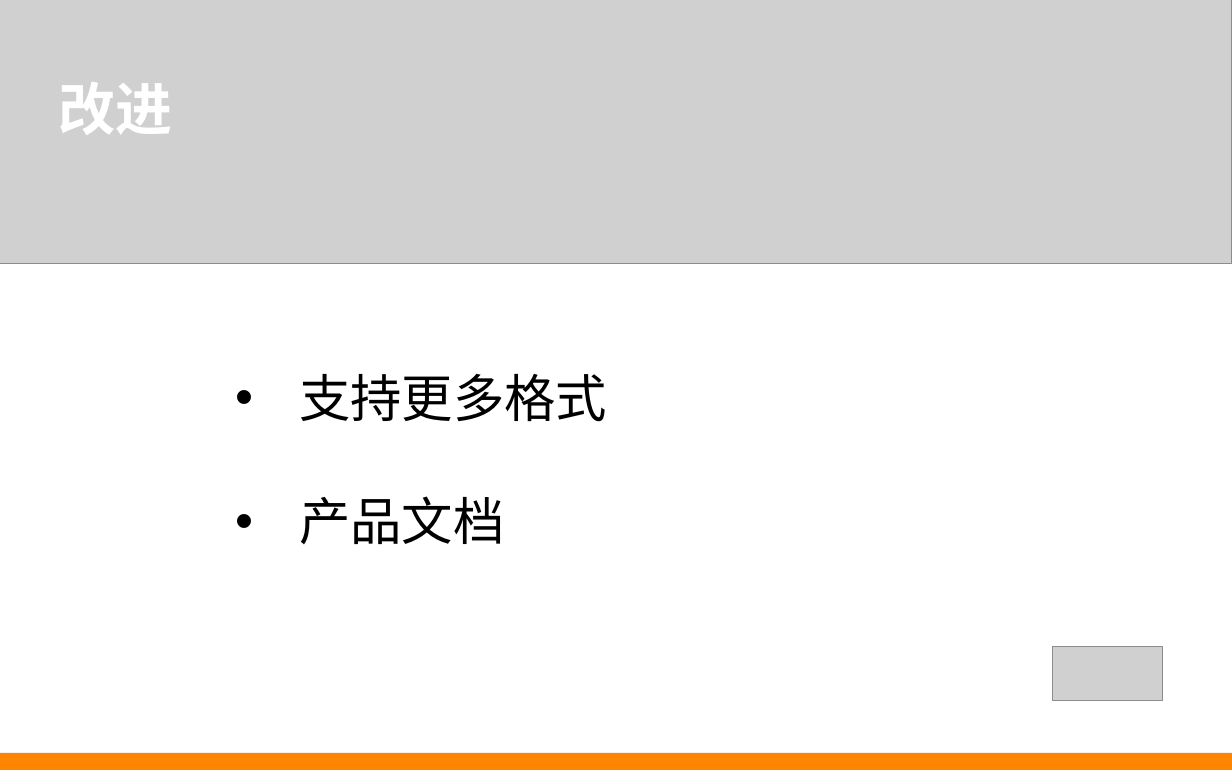
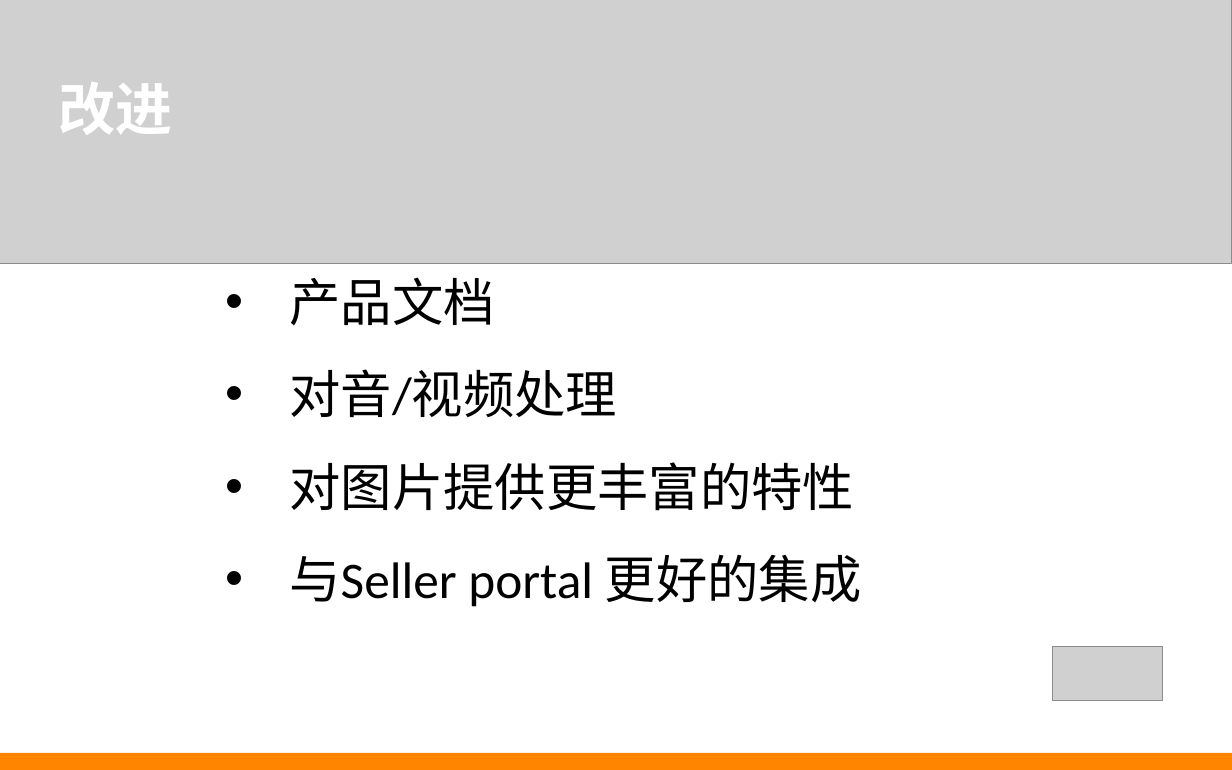
Before and after one commit to by46/mnemosyne, a slide deck: slide 11 of im.ppt. Drawn at 1232x770 pixels with LibreOffice and Linux fonts; fonts in the diff are those of the drawing; grey boxes stand for pictures. Boxes give left, top, right and bottom in pixels: in the first picture for what was removed or moved away, otherwise in the second. Text is boxed around its words. In the diff, an @@ line names an element or a change of style, - is before the commit and + after.

```diff
--- a/im.ppt
+++ b/im.ppt
@@ text added at [289, 277, 862, 607], 36 pt, text #000000 @@
+• 产品文档
+• 对音/视频处理
+• 对图片提供更丰富的特性
+• 与Seller portal 更好的集成
@@ text removed at [299, 374, 607, 544] @@
-• 支持更多格式
-• 产品文档
```
Also in this commit, not shown: 7 other slides changed, 1 slide added, 1 slide removed.
